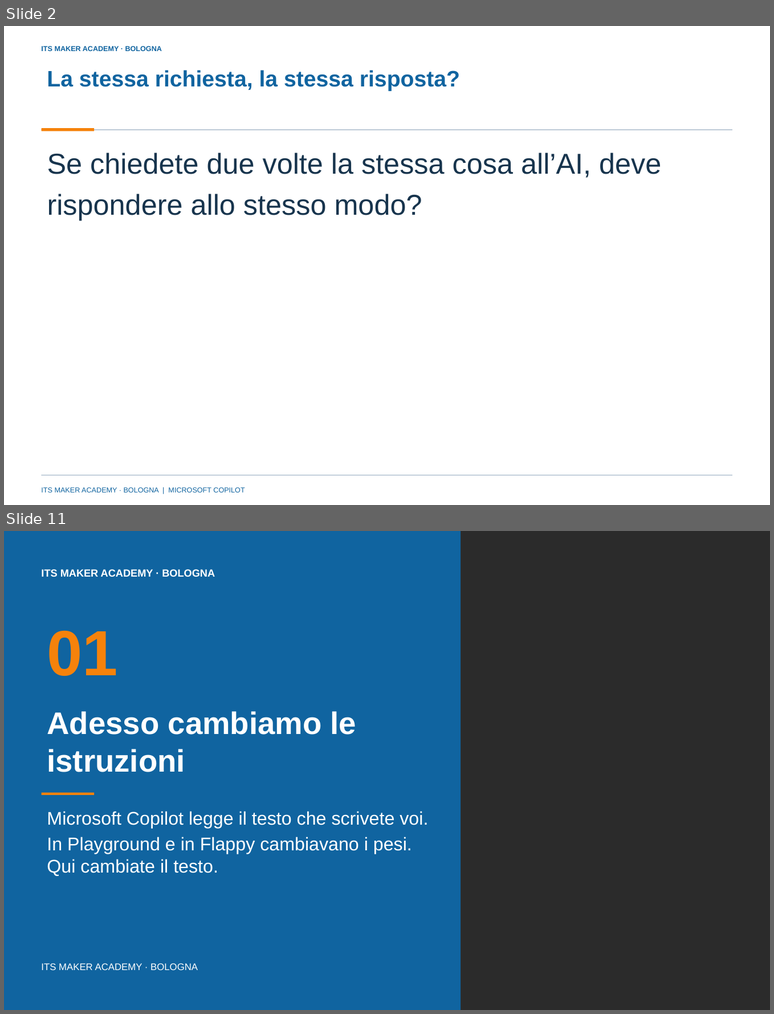
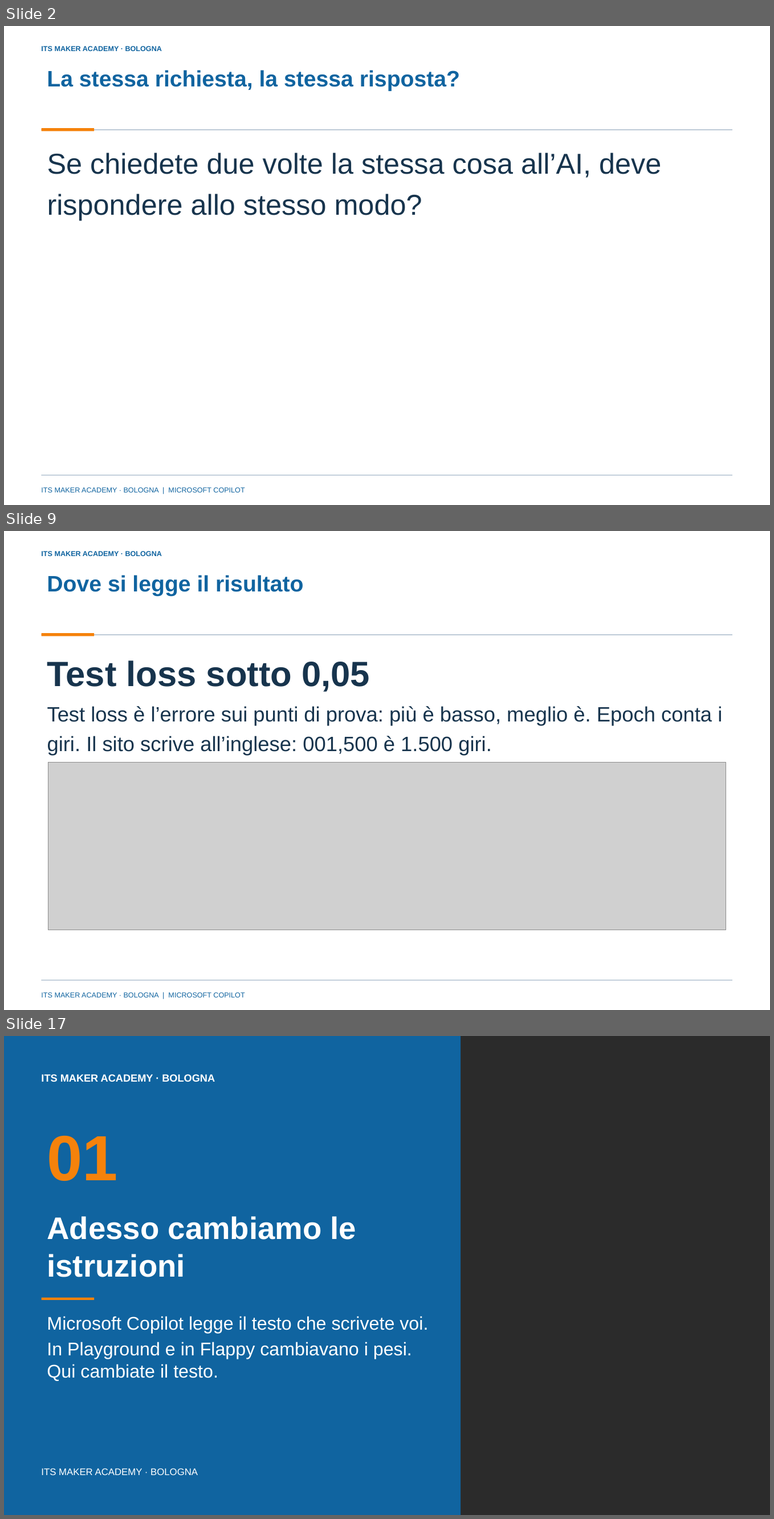
Before and after one commit to franzo9393/ITSCorso_UnslothStudio-Git, a slide deck: lezione 4 - reti neurali e agenti con orchestrazione/Lezione4_Reti_neurali_e_agenti_con_orchestrazione_ITS_MAKER.pptx. Shown one above the other, each under a label of ours: slides 2 and 11 before the commit, slides 2, 9 and 17 after it; the slides between them are not shown. The pictures are 774x1014 and 774x1519 pixels, drawn with LibreOffice and Linux fonts; fonts in the diff are those of the drawing; grey boxes stand for pictures; background and template pictures are left out; a plain dark background stands for a picture behind light text. Boxes give left, top, right and bottom in pixels: in the first picture for what was removed or moved away, otherwise in the second. Text is boxed around its words. In the diff, an @@ line names an element or a change of style, - is before the commit and + after.

Commit message:
Lezione 4: slide 1-17 riscritte con schermate dei siti, quadro d'insieme e previsioni (47 slide); regole sulle schermate in AGENTS.md

```diff
--- a/lezione 4 - reti neurali e agenti con orchestrazione/Lezione4_Reti_neurali_e_agenti_con_orchestrazione_ITS_MAKER.pptx
+++ b/lezione 4 - reti neurali e agenti con orchestrazione/Lezione4_Reti_neurali_e_agenti_con_orchestrazione_ITS_MAKER.pptx
@@ slide 9 added at (x1=4, y1=531, x2=770, y2=1010), background picture (left out); not listed: 5 template elements that a slide beside it also shows @@
@@ title added at (x1=47, y1=575, x2=303, y2=596), 28 pt, text #1064A0, bold @@
+Dove si legge il risultato
@@ text added at (x1=47, y1=660, x2=370, y2=692), 44 pt, text #17344D, bold @@
+Test loss sotto 0,05
@@ text added at (x1=47, y1=706, x2=722, y2=756), 26 pt, text #17344D @@
+Test loss è l’errore sui punti di prova: più è basso, meglio è. Epoch conta i giri. Il sito scrive all’inglese: 001,500 è 1.500 giri.
@@ picture added at (x1=48, y1=762, x2=726, y2=931) @@
@@ what was slide 11 is now slide 17 @@
```
Also in this commit, not shown: 7 slides changed, 6 other slides added, 1 slide removed, 29 other files.
